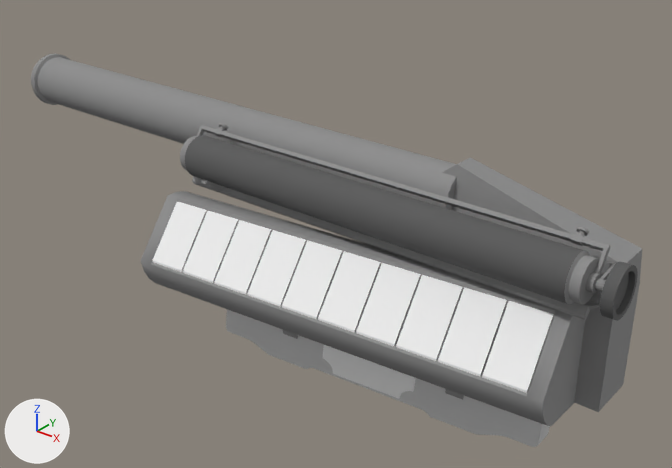
The FBX model Assets/Weapon/weapon.FBX, before and after one commit.
One viewpoint serves both versions: a 50 mm lens placed at (0.668, -0.97, 0.487), pointed at (-0.14, 0.04, -0.139). Lighting does not change. The marker at lower left points along +X, +Y and +Z. Where no turn or scale is listed for an object, it has been applied to the vertices.

In view in the first picture: 'Display_01', 'Display_02', 'Display_03', 'Display_04', 'Display_05', 'Display_06', 'Display_07', 'Display_08', 'Display_09', 'Display_10', 'Weapon_Body', 'Weapon_Cylinder', 'Weapon_TypeWriter'.
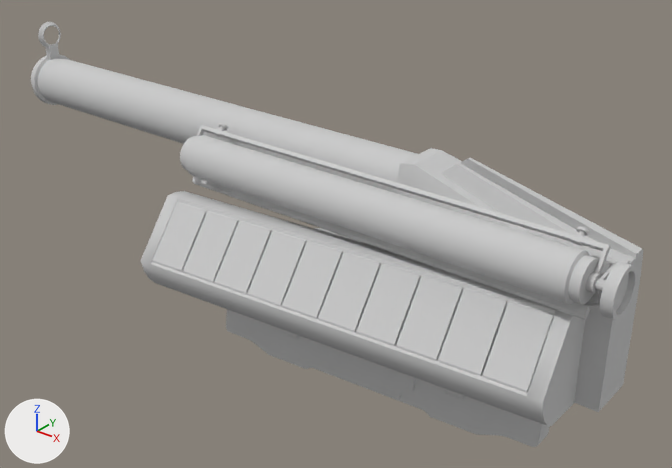
Changed parts and their boxes (x1, y1, x2, y2) in the pictures (672 x 468 px; the box of a moved part takes in the faces that stretch with it):
'Weapon_Body', reshaped (8% taller): before (31, 53, 642, 426); after (31, 22, 643, 426)
'Display_10', recoloured (white to grey): (482, 301, 554, 393) in both
'Display_09', recoloured (white to grey): (438, 288, 507, 376) in both
'Display_08', recoloured (white to grey): (396, 275, 463, 361) in both
'Display_07', recoloured (white to grey): (356, 263, 421, 346) in both
'Display_06', recoloured (white to grey): (318, 251, 381, 333) in both
'Display_05', recoloured (white to grey): (282, 241, 342, 319) in both
'Display_04', recoloured (white to grey): (247, 230, 306, 307) in both
'Display_03', recoloured (white to grey): (214, 220, 272, 295) in both
'Display_02', recoloured (white to grey): (183, 211, 238, 283) in both
'Display_01', recoloured (white to grey): (153, 202, 207, 272) in both
part 1 of me_mesh_002, recoloured: (180, 123, 616, 320) in both
part 2 of me_mesh_002, recoloured: (185, 135, 638, 321) in both
part 3 of me_mesh, added: after (38, 22, 61, 60)
part 4 of me_mesh, added: after (395, 148, 533, 235)
part 5 of me_mesh, moved or reshaped: before (38, 57, 457, 210); after (38, 58, 643, 411)
part 6 of me_mesh, recoloured: (31, 54, 612, 426) in both

Patch to the scene script:
```diff
--- a/Assets/Weapon/weapon.FBX.py
+++ b/Assets/Weapon/weapon.FBX.py
@@ me_mesh_034 @@
 me_mesh_034.from_pydata(...)  # 8 vertices, 6 faces; spans x -0.0273..0.0338, y -0.0714..-0.0036, z -0.0061..0.0692
-me_mesh_034.materials.append(mat_04___default)  # white #f2f2f2
+me_mesh_034.materials.append(mat_grey_light)  # light grey #cacaca
@@ me_mesh_035 @@
 me_mesh_035.from_pydata(...)  # 8 vertices, 6 faces; spans x -0.0273..0.0338, y -0.0714..-0.0036, z -0.0061..0.0692
-me_mesh_035.materials.append(mat_04___default)  # white #f2f2f2
+me_mesh_035.materials.append(mat_grey_light)  # light grey #cacaca
@@ me_mesh_032 @@
 me_mesh_032.from_pydata(...)  # 8 vertices, 6 faces; spans x -0.0273..0.0338, y -0.0714..-0.0036, z -0.0061..0.0692
-me_mesh_032.materials.append(mat_04___default)  # white #f2f2f2
+me_mesh_032.materials.append(mat_grey_light)  # light grey #cacaca
@@ me_mesh_038 @@
 me_mesh_038.from_pydata(...)  # 8 vertices, 6 faces; spans x -0.0273..0.0338, y -0.0714..-0.0036, z -0.0061..0.0692
-me_mesh_038.materials.append(mat_04___default)  # white #f2f2f2
+me_mesh_038.materials.append(mat_grey_light)  # light grey #cacaca
@@ me_mesh_002 @@
 me_mesh_002.from_pydata(...)  # 703 vertices, 1318 faces; spans x -0.333..0.355, y -0.04..0.033, z -0.052..0.043
+# me_mesh_002 part 1: all 1032 faces that had it switch from mat_grey_medium (grey #8c8c8c) to mat_grey_light (light grey #cacaca)
+# me_mesh_002 part 2: all 286 faces that had it switch from mat_grey_dark (dark grey #585858) to mat_grey_light (light grey #cacaca)
@@ me_mesh_036 @@
 me_mesh_036.from_pydata(...)  # 8 vertices, 6 faces; spans x -0.0273..0.0338, y -0.0714..-0.0036, z -0.0061..0.0692
-me_mesh_036.materials.append(mat_04___default)  # white #f2f2f2
+me_mesh_036.materials.append(mat_grey_light)  # light grey #cacaca
@@ me_mesh_039 @@
 me_mesh_039.from_pydata(...)  # 8 vertices, 6 faces; spans x -0.0273..0.0338, y -0.0714..-0.0036, z -0.0061..0.0692
-me_mesh_039.materials.append(mat_04___default)  # white #f2f2f2
+me_mesh_039.materials.append(mat_grey_light)  # light grey #cacaca
@@ me_mesh @@
-me_mesh.from_pydata(...)  # 314 vertices, 612 faces; spans x -0.781..0.335, y -0.209..0.079, z -0.228..0.052
+me_mesh.from_pydata(...)  # 456 vertices, 884 faces; spans x -0.781..0.335, y -0.209..0.079, z -0.228..0.105
+# me_mesh part 3: a new loose piece of 106 vertices spanning x -0.763..-0.753, y -0.023..0.023, z 0.028..0.105, in mat_grey_light (light grey #cacaca)
+# me_mesh part 4: a new loose piece of 14 vertices spanning x 0.027..0.241, y -0.055..0.055, z -0.061..0.044, in mat_grey_light (light grey #cacaca)
+# me_mesh part 5: 24 vertices moved from x 0.103, y -0.041..0.041, z -0.041..0.041 to x 0.053, y -0.041..0.041, z -0.041..0.041; 22 vertices added at x 0.08..0.335, y -0.032..0.032, z -0.21..0.052
+# me_mesh part 6: 560 faces spanning x -0.781..0.335, y -0.209..0.079, z -0.228..0.046 switch from mat_grey_medium (grey #8c8c8c) to mat_grey_light (light grey #cacaca)
@@ me_mesh_001 @@
 me_mesh_001.from_pydata(...)  # 8 vertices, 6 faces; spans x -0.0273..0.0338, y -0.0714..-0.0036, z -0.0061..0.0692
-me_mesh_001.materials.append(mat_04___default)  # white #f2f2f2
+me_mesh_001.materials.append(mat_grey_light)  # light grey #cacaca
@@ me_mesh_037 @@
 me_mesh_037.from_pydata(...)  # 8 vertices, 6 faces; spans x -0.0273..0.0338, y -0.0714..-0.0036, z -0.0061..0.0692
-me_mesh_037.materials.append(mat_04___default)  # white #f2f2f2
+me_mesh_037.materials.append(mat_grey_light)  # light grey #cacaca
@@ me_mesh_040 @@
 me_mesh_040.from_pydata(...)  # 8 vertices, 6 faces; spans x -0.0273..0.0338, y -0.0714..-0.0036, z -0.0061..0.0692
-me_mesh_040.materials.append(mat_04___default)  # white #f2f2f2
+me_mesh_040.materials.append(mat_grey_light)  # light grey #cacaca
@@ me_mesh_033 @@
 me_mesh_033.from_pydata(...)  # 8 vertices, 6 faces; spans x -0.0273..0.0338, y -0.0714..-0.0036, z -0.0061..0.0692
-me_mesh_033.materials.append(mat_04___default)  # white #f2f2f2
+me_mesh_033.materials.append(mat_grey_light)  # light grey #cacaca
```
